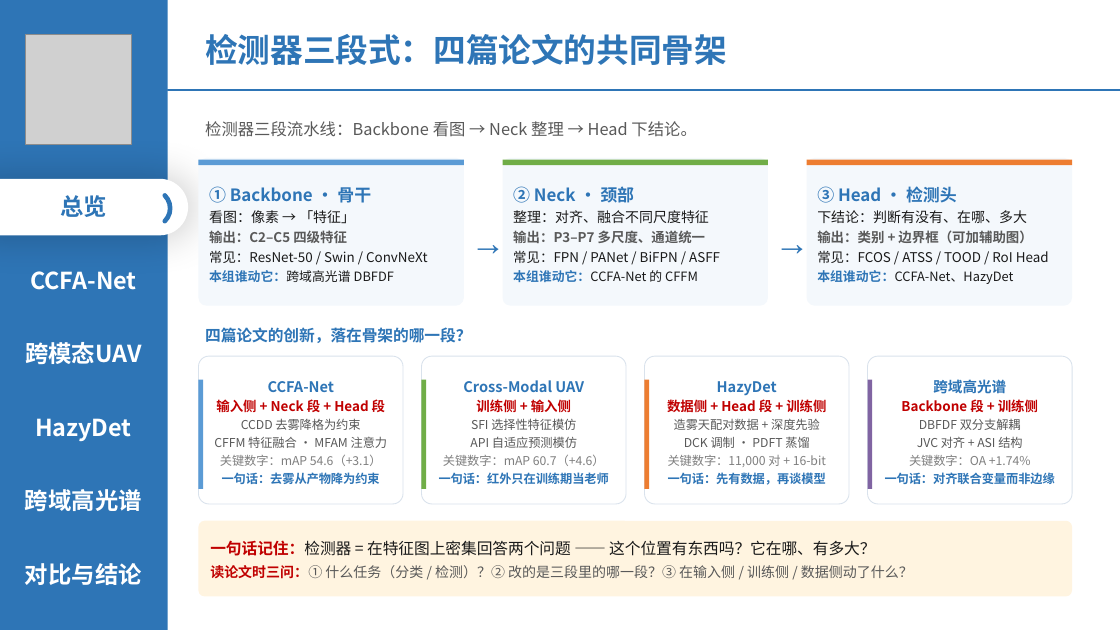
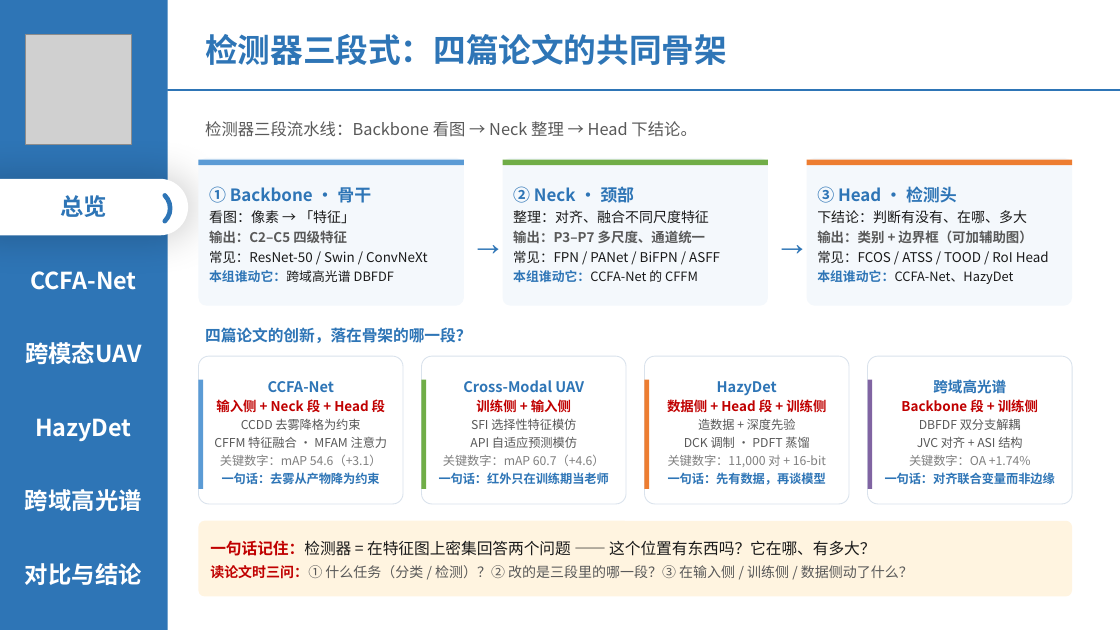
Before and after one commit to 139876/paper-notes, a slide deck: slide 3 of 论文精读/3-HazyDet精读/附件/四篇论文-组会汇报.pptx. Drawn at 1120x630 pixels with LibreOffice and Linux fonts; fonts in the diff are those of the drawing; grey boxes stand for pictures. Boxes give left, top, right and bottom in pixels: in the first picture for what was removed or moved away, otherwise in the second. Text is boxed around its words. In the diff, an @@ line names an element or a change of style, - is before the commit and + after.

Commit message:
笔记自动同步: 2026-11-18 16:21:06
Affected files:
论文精读/3-HazyDet精读/附件/四篇论文-组会汇报.pptx

```diff
--- a/论文精读/3-HazyDet精读/附件/四篇论文-组会汇报.pptx
+++ b/论文精读/3-HazyDet精读/附件/四篇论文-组会汇报.pptx
@@ text in rounded rectangle at box(698, 419, 796, 430): text changed @@
-造雾天配对数据 + 深度先验
+造数据 + 深度先验
```
